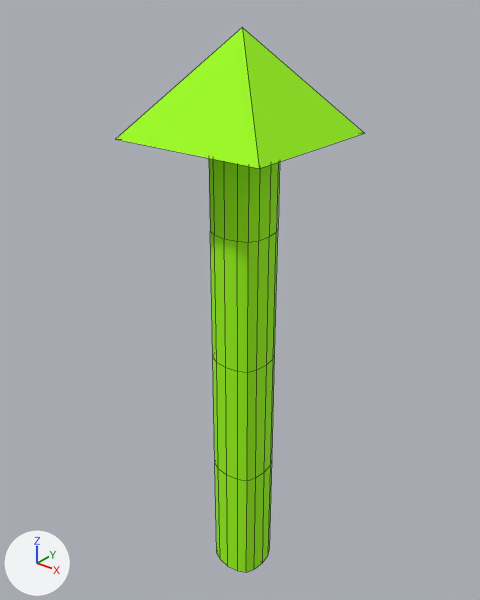
The FBX model Game/Game/Assets/modelData/tree/kariki.FBX, before and after one commit.
The view is the same before and after, from a camera (50 mm lens) standing at (68.3, -86.5, 116.0) and looking at (-2.3, 1.7, 61.3). The axes (+X, +Y, +Z) are drawn at lower left. The lights are the same throughout. Mesh edges are drawn as thin lines. Where no turn or scale is listed for an object, it has been applied to the vertices.

Script lines for the objects in view, before the commit:
```python
mat_01___default = principled_material('01 - Default')
mat_01___default.texture = img_karikimi_png
mat_01___default.roughness = 0.859
me_mesh = bpy.data.meshes.new('Mesh')
me_mesh.from_pydata(...)  # 98 vertices, 96 faces; spans x -5.4..5.4, y -5.4..5.4, z 0.0..101.6
me_mesh.materials.append(mat_01___default)  # picture img_karikimi_png
me_mesh_001 = bpy.data.meshes.new('Mesh.001')
me_mesh_001.from_pydata(...)  # 6 vertices, 8 faces; spans x -1.8..27.2, y -32.8..-3.9, z 92.6..109.1
me_mesh_001.materials.append(mat_01___default_001)  # picture img_karikimi_png
ob_box001 = bpy.data.objects.new('Box001', me_mesh)
ob_box001.location = (0.0, 0.0, 0.0)
ob_pyramid001 = bpy.data.objects.new('Pyramid001', me_mesh_001)
ob_pyramid001.location = (-12.7, 17.8, 0.0)
```
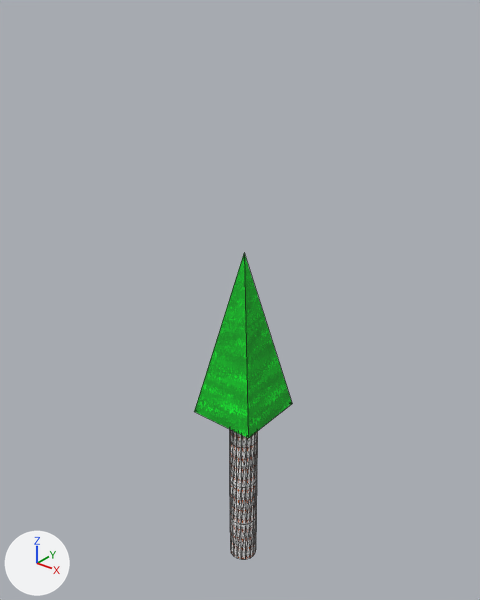
Where the newer file only moved an object's origin or applied its transform, the numbers keep the older frame.

Where the change shows, as pixel boxes [x1, y1, x2, y2] in the pictures (480 x 600 px):
'Pyramid001', surface changed, recoloured, mesh rescaled (60% narrower, 30% taller): before [116, 27, 364, 169]; after [194, 253, 292, 438]
'Box001', deleted (green): before [209, 158, 280, 572]
'Cylinder001', added: after [230, 430, 258, 559]

The change, as a diff of the scene's bpy script:
```diff
--- a/Game/Game/Assets/modelData/tree/kariki.FBX.py
+++ b/Game/Game/Assets/modelData/tree/kariki.FBX.py
@@ img_karireef_png @@
+img_karireef_png = load_image('karireef.png', 'karireef.png', 800, 800, 'sRGB')
@@ img_kariki_png @@
+img_kariki_png = load_image('kariki.png', 'kariki.png', 800, 800, 'sRGB')
@@ mat_01___default @@
 mat_01___default = principled_material('01 - Default')
-mat_01___default.texture = img_karikimi_png
+mat_01___default.texture = img_karireef_png
 mat_01___default.roughness = 0.859
@@ mat_02___default @@
+mat_02___default = principled_material('02 - Default')
+mat_02___default.texture = img_kariki_png
+mat_02___default.roughness = 0.859
@@ me_mesh_001 @@
 me_mesh_001.from_pydata(...)  # 6 vertices, 8 faces; spans x -1.8..27.2, y -32.8..-3.9, z 92.6..109.1
 # used by ob_pyramid001; location = (-12.7, 17.8, 0.0)
-me_mesh_001.materials.append(mat_01___default_001)  # picture img_karikimi_png
+# me_mesh_001 part 1: the whole mesh is scaled about its middle by (0.47, 0.497, 2.01), then moved by (0.0, 0.6, -45.4)
+me_mesh_001.materials.append(mat_01___default)  # picture img_karireef_png
@@ me_mesh_1 @@
+me_mesh_1.from_pydata(...)  # 110 vertices, 216 faces; spans x -2.9..2.9, y -2.8..2.8, z 0.0..51.1
+me_mesh_1.materials.append(mat_02___default)  # picture img_kariki_png
@@ ob_box001 @@
-ob_box001 = bpy.data.objects.new('Box001', me_mesh)
-ob_box001.location = (0.0, 0.0, 0.0)
@@ ob_cylinder001 @@
+ob_cylinder001 = bpy.data.objects.new('Cylinder001', me_mesh_1)
+ob_cylinder001.location = (0.0, 0.0, 0.5)
```
